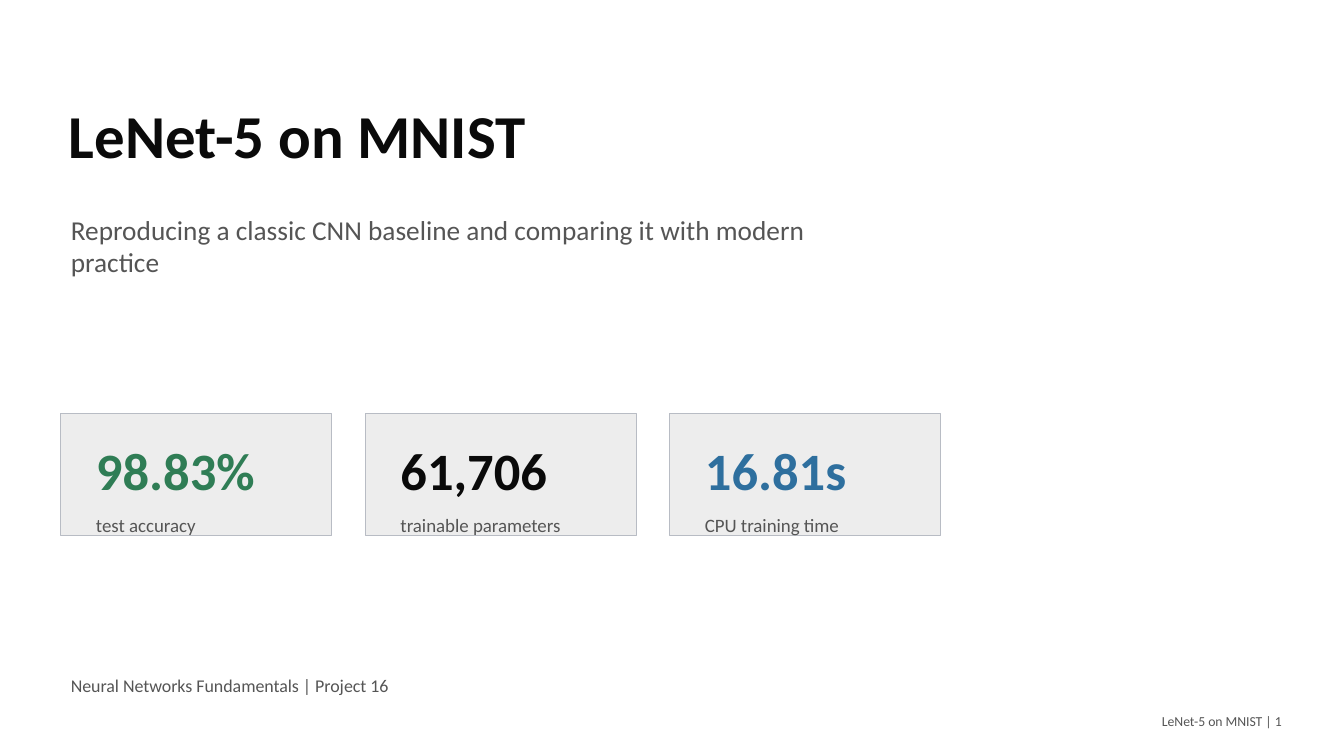
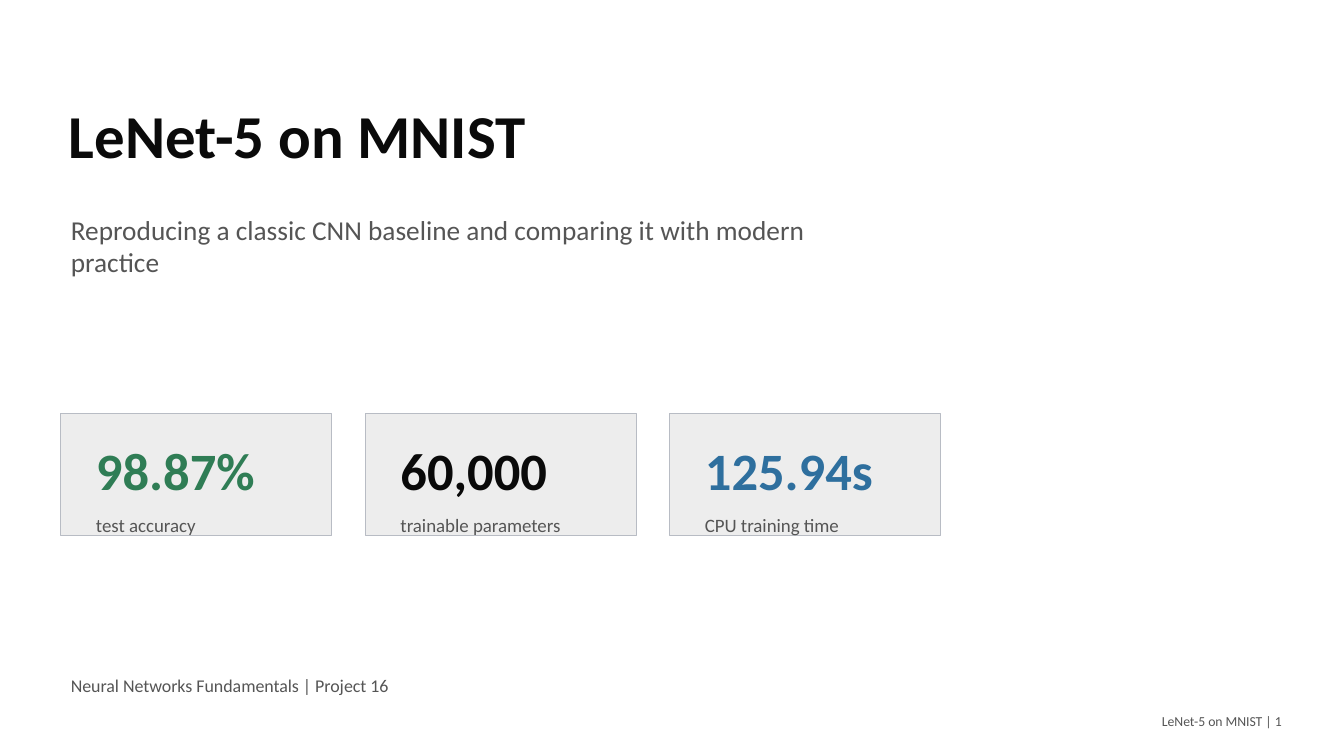
Before and after one commit to macbehnke/NN_funds_project, a slide deck: slide 1 of slides/LeNet5_MNIST_Final_Presentation.pptx. Drawn at 1344x756 pixels with LibreOffice and Linux fonts; fonts in the diff are those of the drawing. Boxes give left, top, right and bottom in pixels: in the first picture for what was removed or moved away, otherwise in the second. Text is boxed around its words. In the diff, an @@ line names an element or a change of style, - is before the commit and + after.

```diff
--- a/slides/LeNet5_MNIST_Final_Presentation.pptx
+++ b/slides/LeNet5_MNIST_Final_Presentation.pptx
@@ text at (96, 453, 255, 491): text changed @@
-98.83%
+98.87%
@@ text at (400, 454, 546, 497): text changed @@
-61,706
+60,000
@@ text at (705, 455, 873, 491): text changed @@
-16.81s
+125.94s
```
Also in this commit, not shown: 9 other slides changed, 7 other files.
